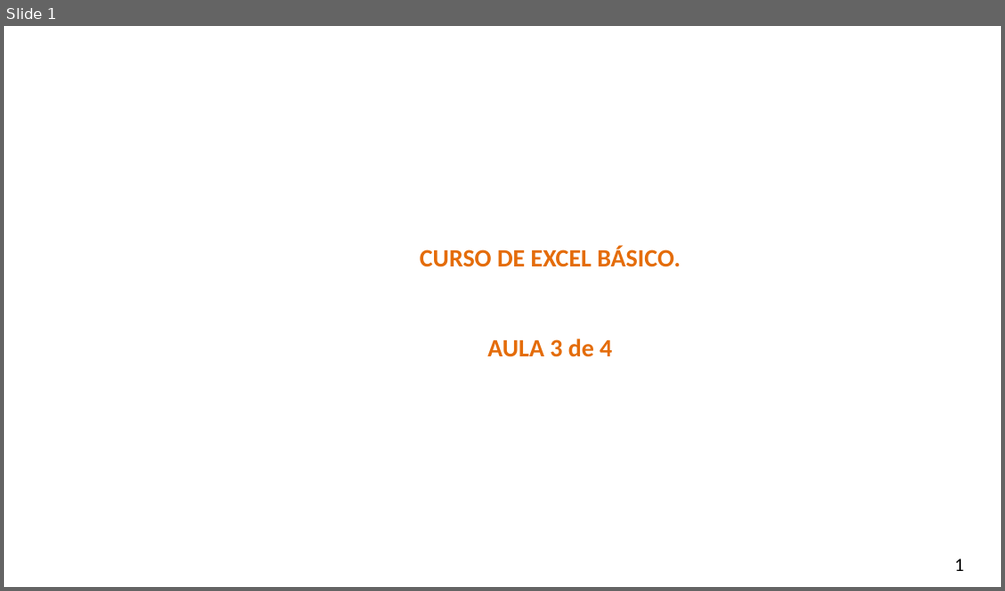
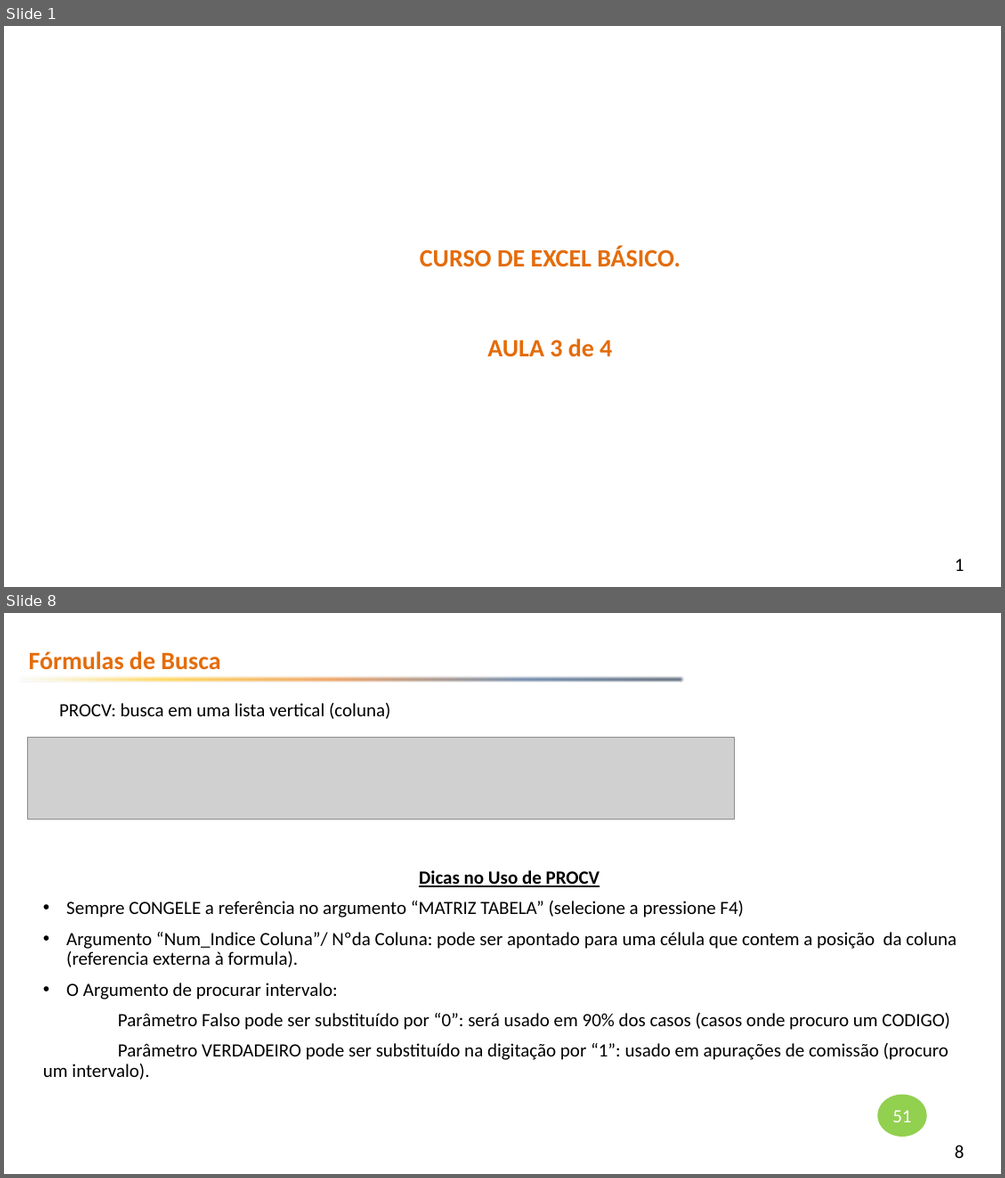
Before and after one commit to smart-planning/Excel_Basico, a slide deck: Aula3/Atividades.pptx. Shown one above the other, each under a label of ours: slide 1 before the commit, slides 1 and 8 after it; the slides between them are not shown. The pictures are 1005x591 and 1005x1178 pixels, drawn with LibreOffice and Linux fonts; fonts in the diff are those of the drawing; grey boxes stand for pictures; background and template pictures are left out. Boxes give left, top, right and bottom in pixels: in the first picture for what was removed or moved away, otherwise in the second. Text is boxed around its words. In the diff, an @@ line names an element or a change of style, - is before the commit and + after.

```diff
--- a/Aula3/Atividades.pptx
+++ b/Aula3/Atividades.pptx
@@ slide 8 added at (4, 613, 1001, 1174), background picture (left out); not listed: 1 template element that a slide beside it also shows @@
@@ text added at (29, 651, 220, 670), 24 pt, text #E46C0A, bold @@
+Fórmulas de Busca
@@ right arrow added at (18, 674, 685, 685), fill gradient #F6FBFC to #FFC000 to #E46C0A to #1F497D to #0F243E @@
@@ subtitle added at (59, 703, 390, 719), 18 pt, text #000000 @@
+PROCV: busca em uma lista vertical (coluna)
@@ picture added at (27, 738, 735, 820) @@
@@ text added at (43, 870, 956, 1079), 18 pt, text #000000 @@
+Dicas no Uso de PROCV
+• Sempre CONGELE a referência no argumento “MATRIZ TABELA” (selecione a pressione F4)
+• Argumento “Num_Indice Coluna”/ Nºda Coluna: pode ser apontado para uma célula que contem a posição da coluna (referencia externa à formula).
+• O Argumento de procurar intervalo:
+Parâmetro Falso pode ser substituído por “0”: será usado em 90% dos casos (casos onde procuro um CODIGO)
+Parâmetro VERDADEIRO pode ser substituído na digitação por “1”: usado em apurações de comissão (procuro um intervalo).
@@ ellipse added at (877, 1094, 927, 1136), fill #92D050, 18 pt, text #FFFFFF @@
+51
```
Also in this commit, not shown: 7 other slides added, 4 slides removed, 4 other files.
